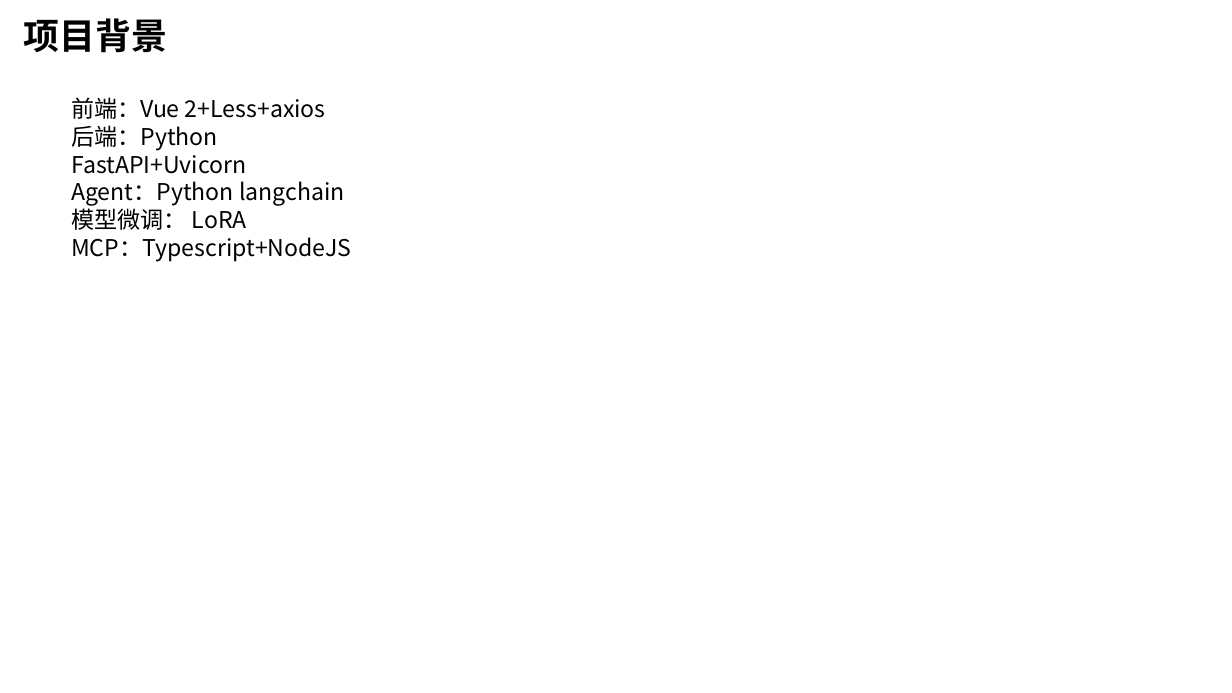
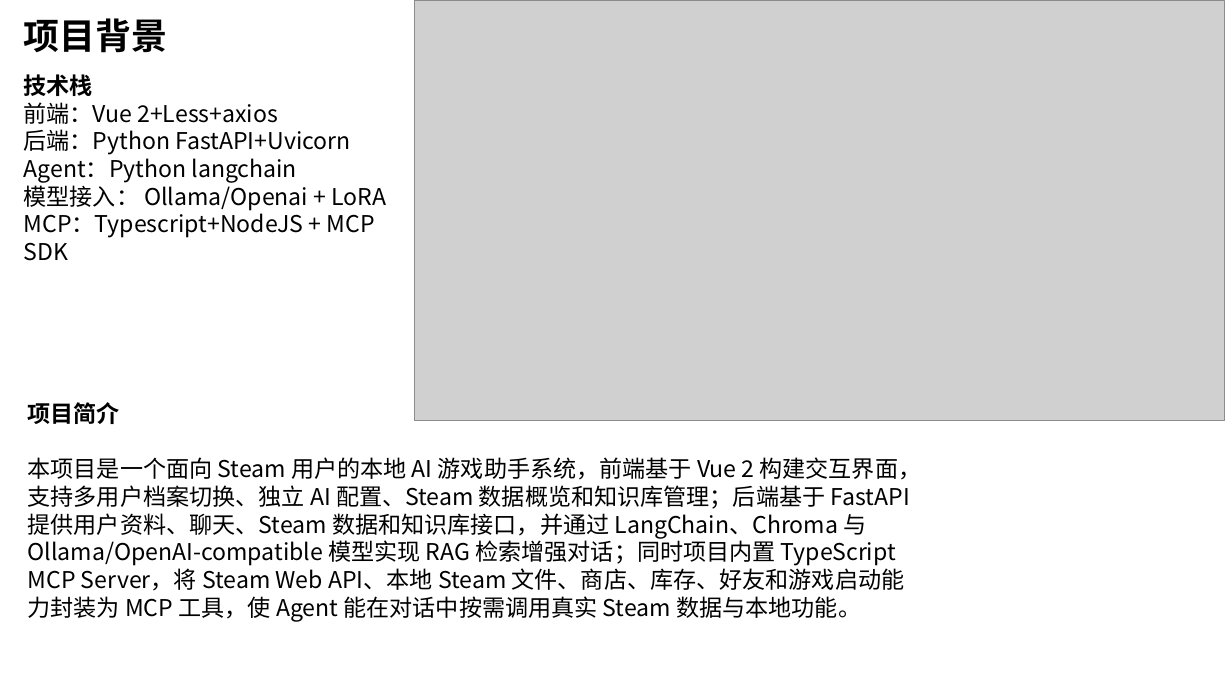
Before and after one commit to shaochang123/SteamGenieAgent, a slide deck: slide 1 of ppt.pptx. Drawn at 1232x693 pixels with LibreOffice and Linux fonts; fonts in the diff are those of the drawing; grey boxes stand for pictures. Boxes give left, top, right and bottom in pixels: in the first picture for what was removed or moved away, otherwise in the second. Text is boxed around its words. In the diff, an @@ line names an element or a change of style, - is before the commit and + after.

```diff
--- a/ppt.pptx
+++ b/ppt.pptx
@@ picture added at (415,0,1225,421) @@
@@ text "技术栈": place and size @@
-text "技术栈" at (71,97,351,261)
+text "技术栈" at (24,74,386,261)
@@ text at (24,74,93,96): paragraph added @@
+技术栈
@@ text at (24,181,386,261): text changed @@
-模型微调： LoRA
-MCP：Typescript+NodeJS
+模型接入： Ollama/Openai + LoRA
+MCP：Typescript+NodeJS + MCP SDK
@@ text added at (28,402,922,621), 18 pt, text #000000 @@
+项目简介
+本项目是一个面向 Steam 用户的本地 AI 游戏助手系统，前端基于 Vue 2 构建交互界面，支持多用户档案切换、独立 AI 配置、Steam 数据概览和知识库管理；后端基于 FastAPI 提供用户资料、聊天、Steam 数据和知识库接口，并通过 LangChain、Chroma 与 Ollama/OpenAI-compatible 模型实现 RAG 检索增强对话；同时项目内置 TypeScript MCP Server，将 Steam Web API、本地 Steam 文件、商店、库存、好友和游戏启动能力封装为 MCP 工具，使 Agent 能在对话中按需调用真实 Steam 数据与本地功能。
```
Also in this commit, not shown: 2 other slides changed, 1 slide added.
